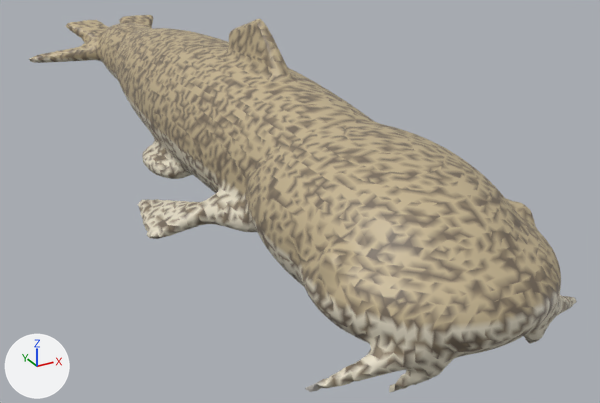
The glTF model pack/catfish/catfish.glb as it was, and as the next commit left it.
The view is the same before and after, from a camera (50 mm lens) standing at (-2.47, -5.54, 1.86) and looking at (0.3, -0.5, -0.66). Lighting does not change. The marker at lower left points along +X, +Y and +Z. The picture after the commit comes second.

Objects in the first picture: 'catfish'.
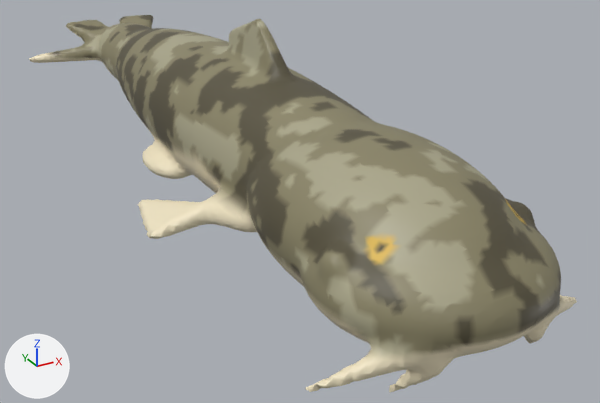
The newer file is also rescaled (x0.72) as a whole; pictures and numbers use the older file's frame.

What differs and where, as boxes [x1, y1, x2, y2] in the pictures (600 x 403 px):
```json
{"part": 1, "of": "me_catfish", "change": "recoloured", "before": [29, 15, 577, 392], "after": [29, 15, 577, 392], "on screen": "brown to yellow"}
{"part": 2, "of": "me_catfish", "change": "recoloured", "before": [30, 56, 576, 392], "after": [30, 56, 576, 392]}
```

The change, as JSON lines over the scene's bpy script:
```json
{"block": "me_catfish", "where": "me_catfish.from_pydata(...)  # 24298 vertices, 48588 faces; spans x -0.98..0.98, y -3.13..3.13, z -0.74..0.74"}
{"block": "me_catfish", "where": "# used by ob_catfish; location = (0.0, 0.0, 0.0)"}
{"block": "me_catfish", "change": "me_catfish part 1: 34196 faces centred in x -0.96..0.97, y -3.12..3.12, z -0.73..0.73 are repainted in the vertex colours; the middle colour goes from brown #908169 to yellow #8a8466"}
{"block": "me_catfish", "change": "me_catfish part 2: 14392 faces centred in x -0.98..0.97, y -3.13..3.07, z -0.73..-0.16 are repainted in the vertex colours; the middle colour goes from pale yellow #e5ddc8 to beige #f3e7c6"}
```
